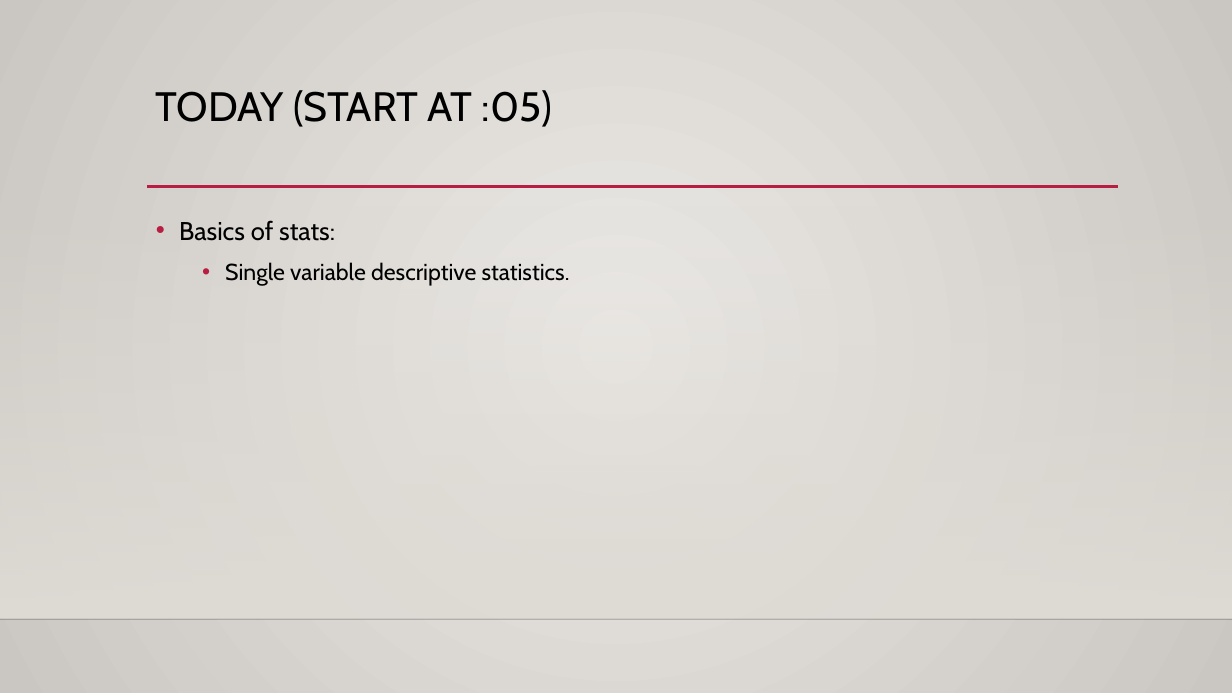
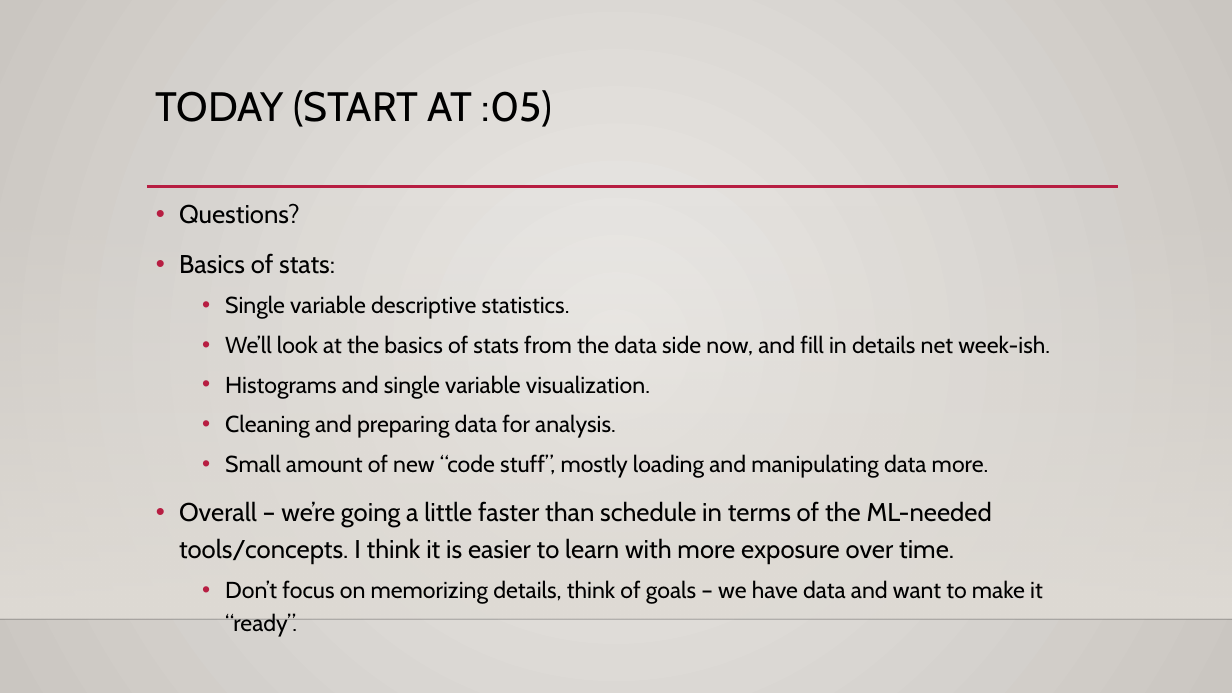
Before and after one commit to AkeemSemper/ML_for_Non_DS_Students, a slide deck: slide 1 of course_resources/slides/Used/006_Basic_Descriptive_Stats.pptx. Drawn at 1232x693 pixels with LibreOffice and Linux fonts; fonts in the diff are those of the drawing; background and template pictures are left out. Boxes give left, top, right and bottom in pixels: in the first picture for what was removed or moved away, otherwise in the second. Text is boxed around its words. In the diff, an @@ line names an element or a change of style, - is before the commit and + after.

```diff
--- a/course_resources/slides/Used/006_Basic_Descriptive_Stats.pptx
+++ b/course_resources/slides/Used/006_Basic_Descriptive_Stats.pptx
@@ text "Questions?": place and size @@
-text "Questions?" at (179,220,570,286)
+text "Questions?" at (179,204,1050,637)
@@ text at (179,204,300,224): paragraph added @@
+• Questions?
@@ text at (179,335,1050,637): paragraphs added @@
+  • We’ll look at the basics of stats from the data side now, and fill in details net week-ish.
+  • Histograms and single variable visualization.
+  • Cleaning and preparing data for analysis.
+  • Small amount of new “code stuff”, mostly loading and manipulating data more.
+• Overall – we’re going a little faster than schedule in terms of the ML-needed tools/concepts. I think it is easier to learn with more exposure over time.
+  • Don’t focus on memorizing details, think of goals – we have data and want to make it “ready”.
```
Also in this commit, not shown: 5 other slides changed, 5 slides added.
